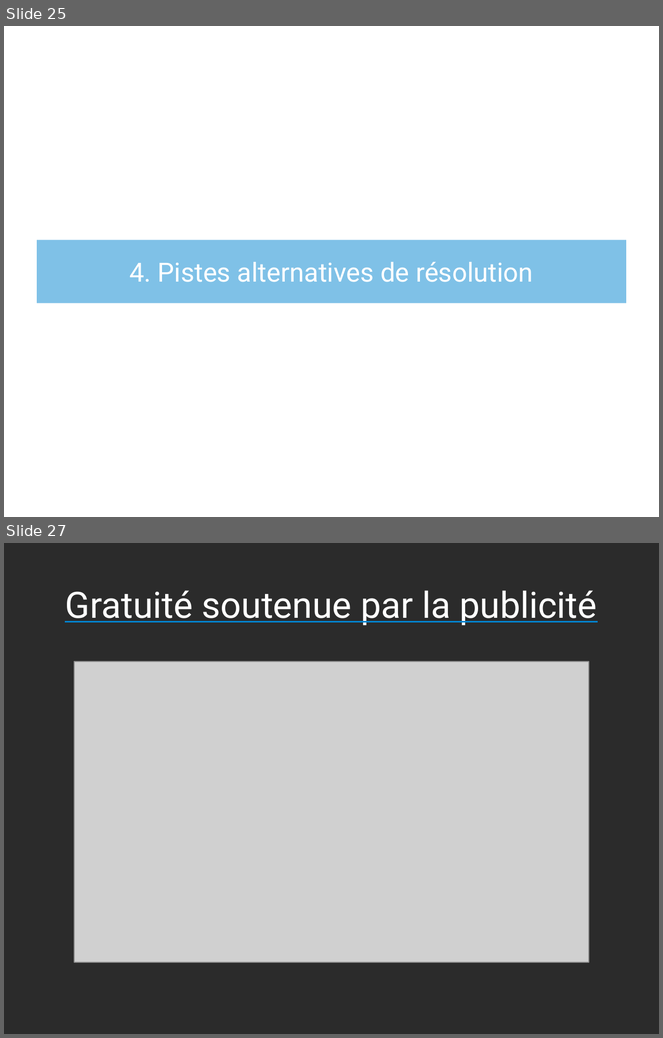
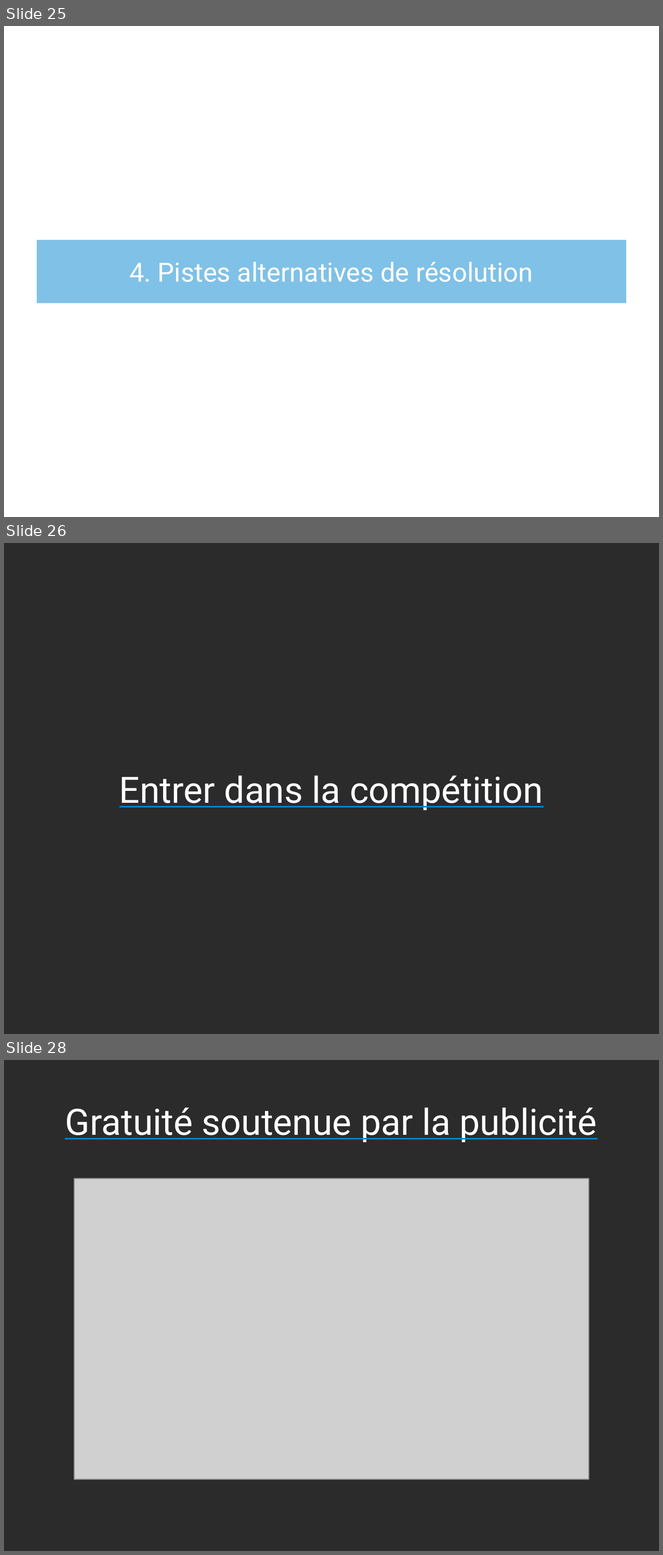
Before and after one commit to Parashp/pph-droit-auteur, a slide deck: soutenance.odp. Shown one above the other, each under a label of ours: slides 25 and 27 before the commit, slides 25, 26 and 28 after it; the slides between them are not shown. The pictures are 663x1038 and 663x1555 pixels, drawn with LibreOffice and Linux fonts; fonts in the diff are those of the drawing; grey boxes stand for pictures; background and template pictures are left out; a plain dark background stands for a picture behind light text. Boxes give left, top, right and bottom in pixels: in the first picture for what was removed or moved away, otherwise in the second. Text is boxed around its words. In the diff, an @@ line names an element or a change of style, - is before the commit and + after.

```diff
--- a/soutenance.odp
+++ b/soutenance.odp
@@ slide 26 added at [4, 543, 659, 1034], background picture (left out) @@
@@ title added at [119, 775, 543, 810], 44 pt, text #FFFFFF, underline @@
+Entrer dans la compétition
@@ what was slide 27 is now slide 28 @@
```
Also in this commit, not shown: 2 other slides added.
